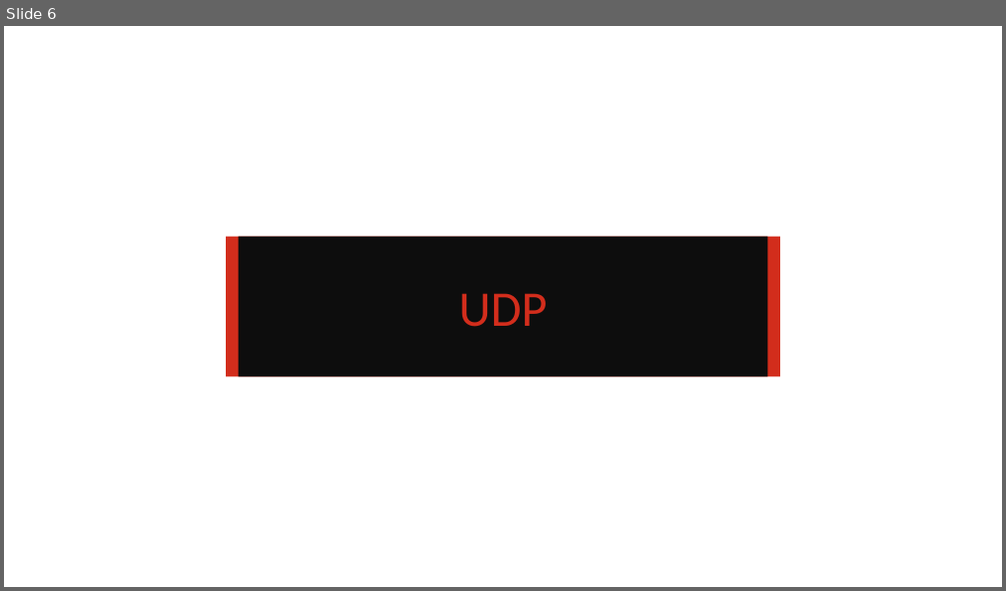
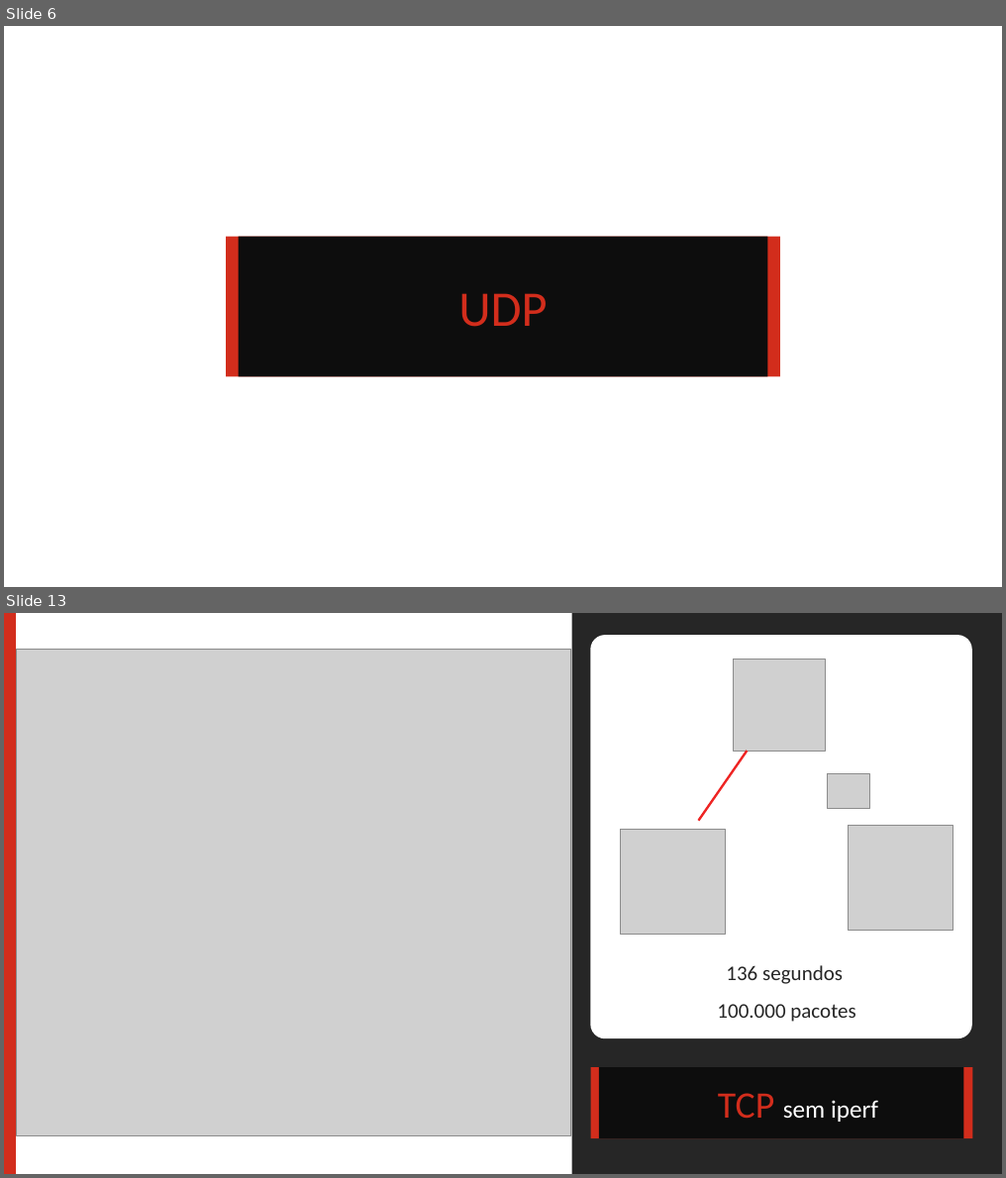
Before and after one commit to brunopozzebon/WebTrafficAnalizer, a slide deck: redes.pptx. Shown one above the other, each under a label of ours: slide 6 before the commit, slides 6 and 13 after it; the slides between them are not shown. The pictures are 1006x591 and 1006x1178 pixels, drawn with LibreOffice and Linux fonts; fonts in the diff are those of the drawing; grey boxes stand for pictures; background and template pictures are left out. Boxes give left, top, right and bottom in pixels: in the first picture for what was removed or moved away, otherwise in the second. Text is boxed around its words. In the diff, an @@ line names an element or a change of style, - is before the commit and + after.

```diff
--- a/redes.pptx
+++ b/redes.pptx
@@ slide 13 added at bbox=[4, 613, 1002, 1174], background #FFFFFF @@
@@ rectangle added at bbox=[4, 613, 16, 1174], fill #D22D1C @@
@@ rectangle added at bbox=[572, 613, 1002, 1174], fill #262626 @@
@@ rounded rectangle added at bbox=[591, 635, 973, 1039], fill #FFFFFF @@
@@ picture added at bbox=[17, 649, 571, 1137] @@
@@ group added at bbox=[621, 659, 954, 935]: 4 pictures, 1 line @@
@@ text added at bbox=[717, 965, 855, 1022], 20 pt, text #262626 @@
+136 segundos
+100.000 pacotes
@@ rectangle added at bbox=[591, 1067, 973, 1139], fill #D22D1C @@
@@ rectangle added at bbox=[599, 1067, 963, 1139], fill #0D0D0D @@
@@ text added at bbox=[718, 1093, 878, 1122], 24 pt, text #FFFFFF @@
+TCP sem iperf
```
Also in this commit, not shown: 3 slides changed, 6 other slides added, 3 other files.
